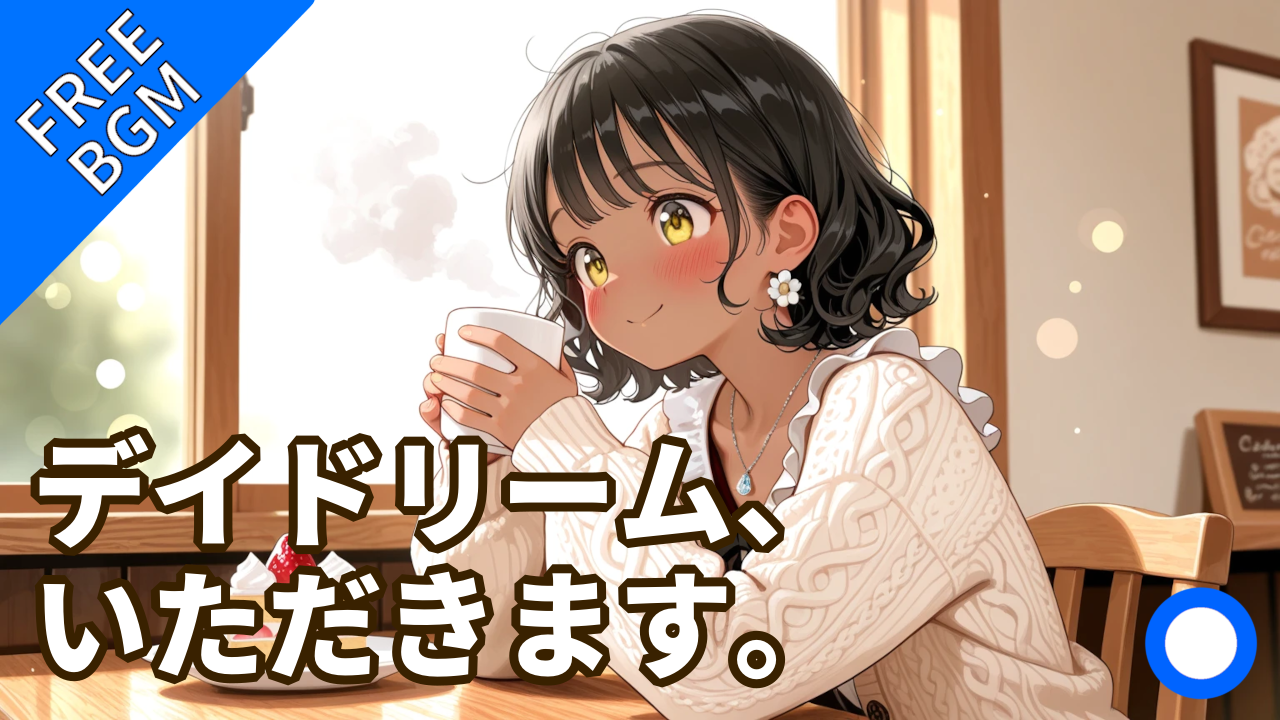
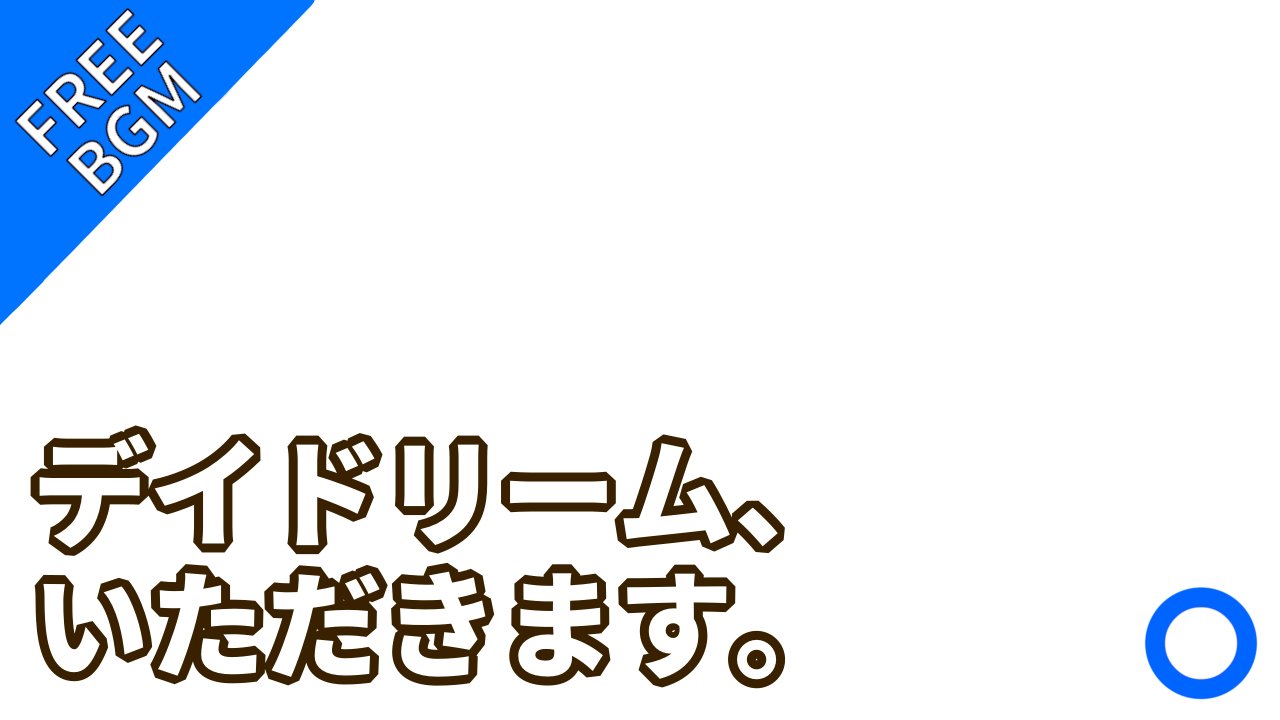
Layer changes from the first 1280x720 image to the second:
removed layer "Daydream_Itadakimasu_keyvisual.png" over (0, 0, 1280, 720)
removed layer "Bloom_Proudly_keyvisual.png" over (0, 0, 1280, 720)
